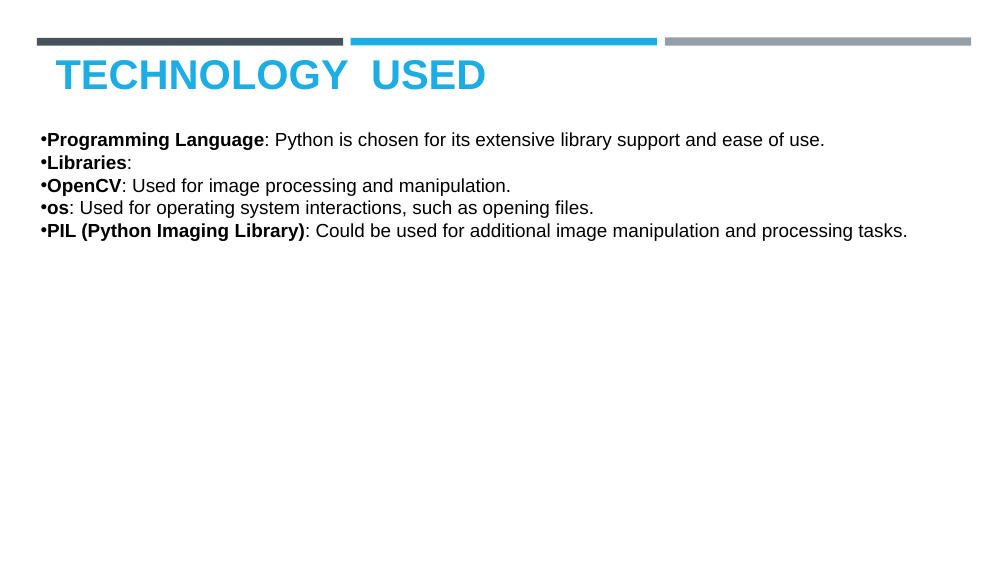
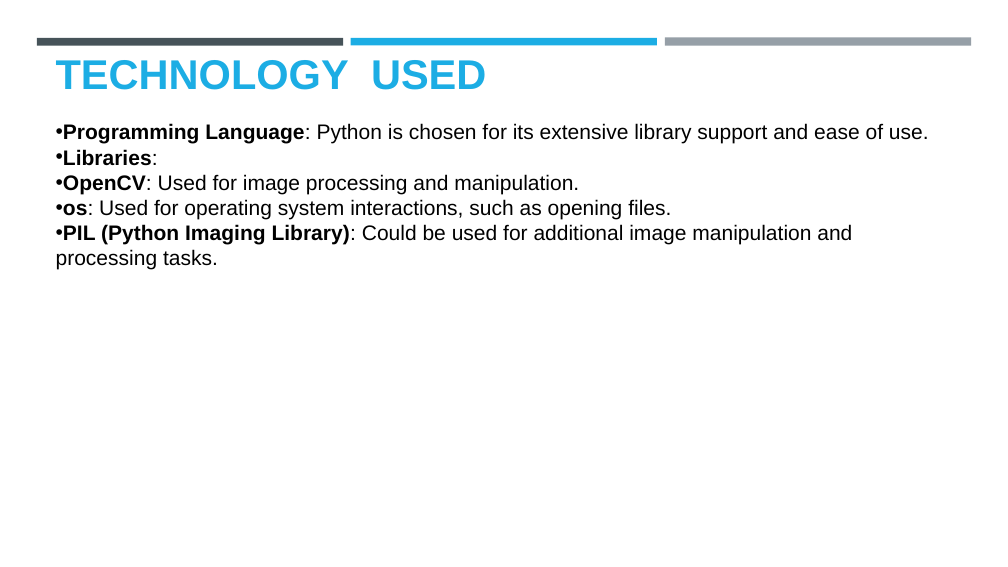
Before and after one commit to PrudhviSai990/Stegnography, a slide deck: slide 4 of Stegnography.pptx. Drawn at 1008x567 pixels with LibreOffice and Linux fonts; fonts in the diff are those of the drawing; background and template pictures are left out. Boxes give left, top, right and bottom in pixels: in the first picture for what was removed or moved away, otherwise in the second. Text is boxed around its words. In the diff, an @@ line names an element or a change of style, - is before the commit and + after.

```diff
--- a/Stegnography.pptx
+++ b/Stegnography.pptx
@@ text "Programming Language: Python is chosen ...": place and size @@
-text "Programming Language: Python is chosen ..." at (47,132,907,241)
+text "Programming Language: Python is chosen ..." at (56,123,929,270)
@@ text "Programming Language: Python is chosen ..." at (56,123,929,270): size 18 to 20 pt @@
```
Also in this commit, not shown: 5 other slides changed, 1 slide removed.
